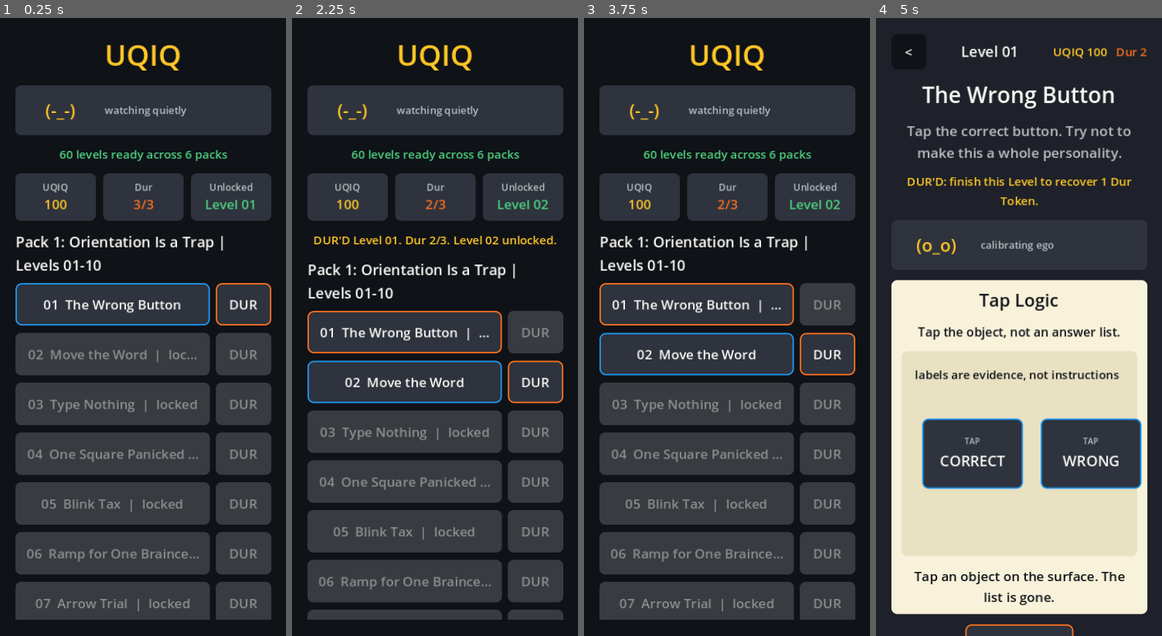
Above: before the commit, frames 1-4 (left to right).
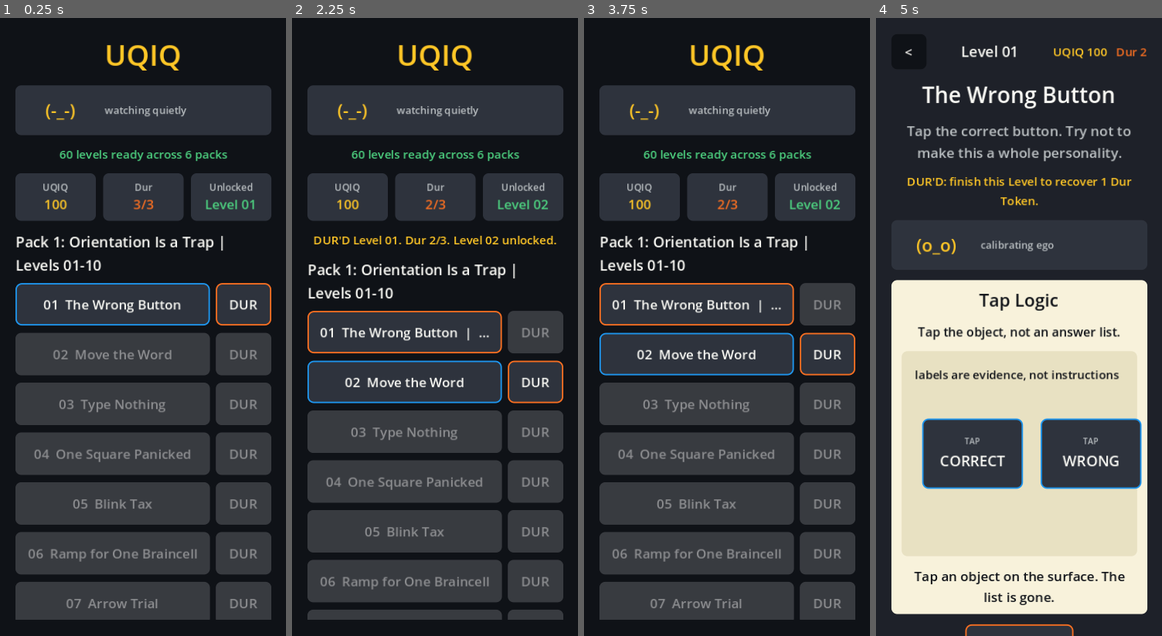
Above: after the commit, the same moments.

Repository: scwlkr/UQIQ
Game: Godot game, scene res://scenes/Main.tscn
Two runs of this game, one before a commit and one after it. Both use one fixed random seed, a clock stepped at 60 frames per second and the inputs below.
Inputs:
- Up to frame 1 (0.25 s): no input
- Up to frame 2 (2.25 s): click "01 The Wrong Button" at 0.5 s; click "<" at 1.25 s; click "DUR" at 2 s
- Up to frame 3 (3.75 s): click "01 The Wrong Button | DUR'D -…" at 2.75 s; click "<" at 3.5 s
- Up to frame 4 (5 s): click "01 The Wrong Button | DUR'D -…" at 4.25 s

The runs differ from the first frame. In frame 1, 2.4% of the frame differs, in the area x 9-70%, y 53-96%; in frame 2, 1.7%; in frame 3, 2.1%; in frame 4, nothing differs.

Commit message:
Simplify locked level row labels

Diff:
--- a/scripts/main.gd
+++ b/scripts/main.gd
@@ -2092,7 +2092,7 @@
 	var level_number := int(level.get("level_number", 0))
 	var title := str(level.get("title", "Untitled"))
 	var state := _level_state_text(level)
-	if state == "playable":
+	if state == "playable" or state == "locked":
 		return "%02d  %s" % [level_number, title]
 	if state.begins_with("completed - replay"):
 		return "%02d  %s  |  replay" % [level_number, title]
Binary file changed: docs/app-store/screenshots/01_level_list.png
Not shown, changed: docs/RELEASE_STATUS.md
